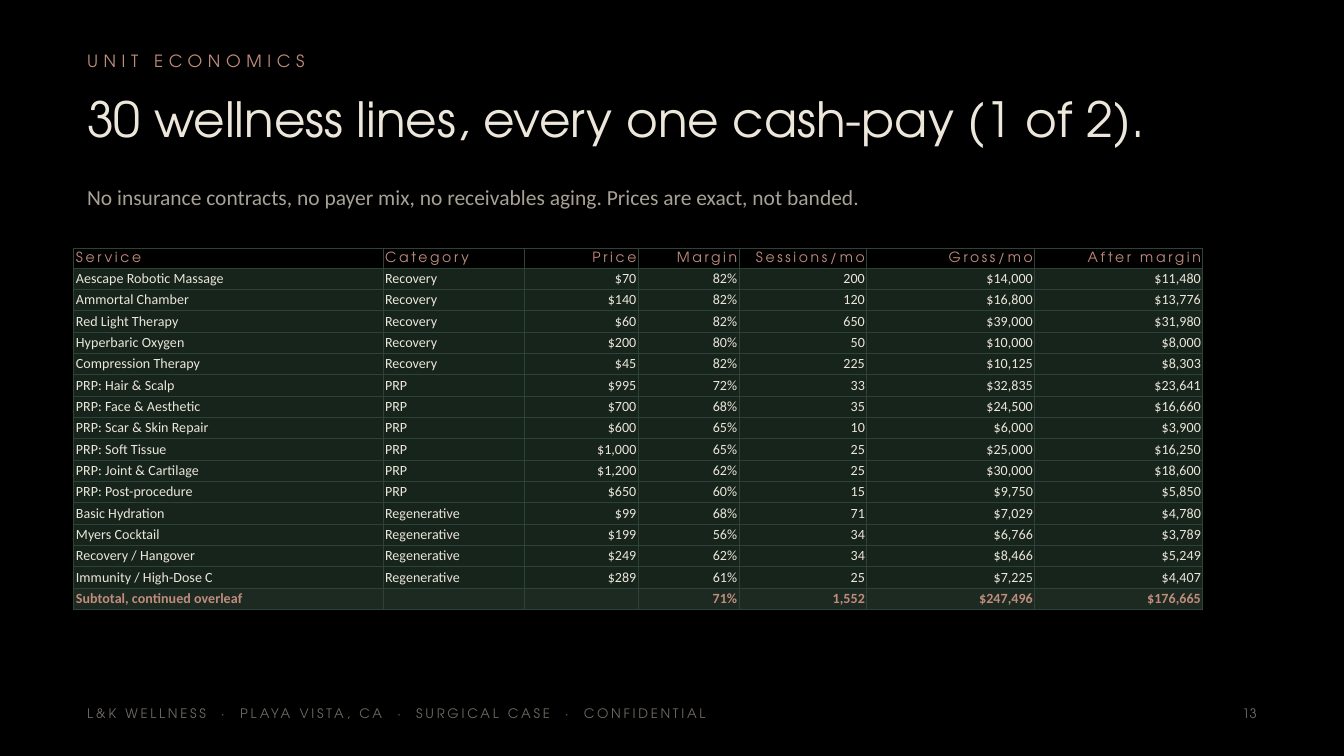
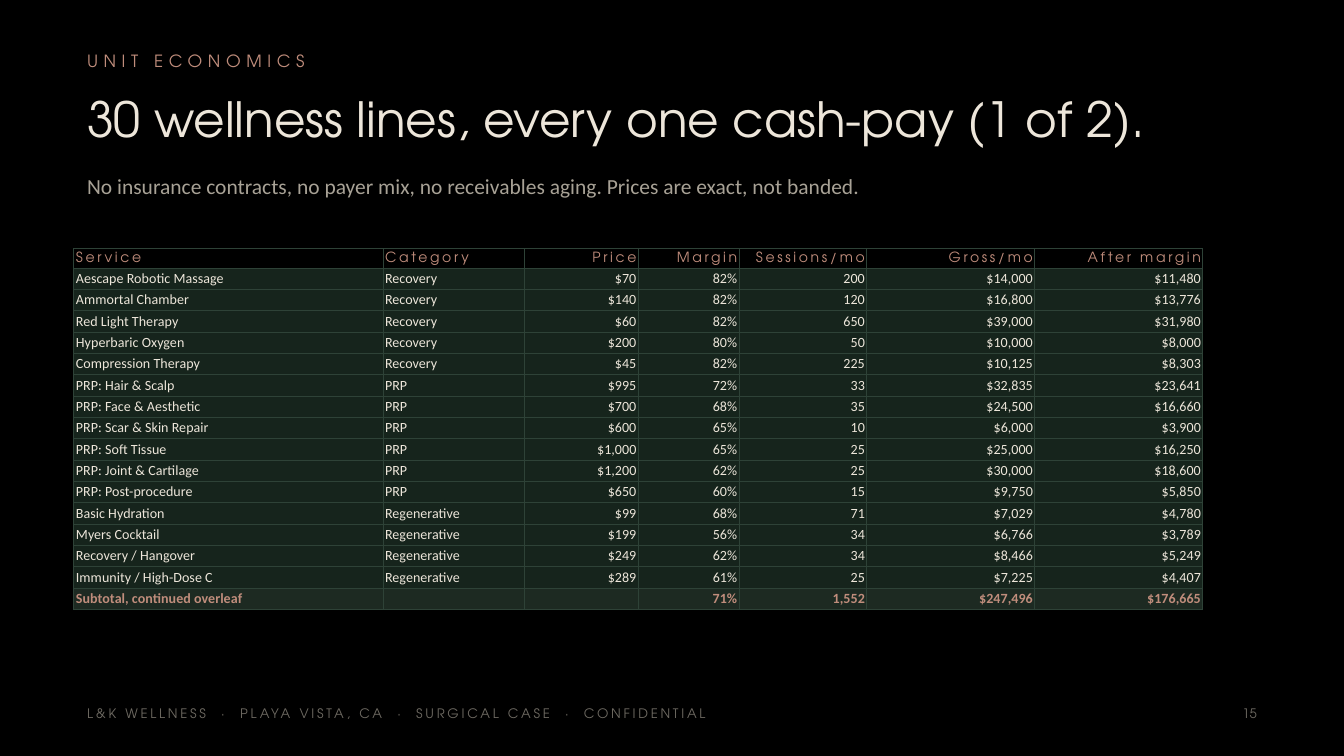
Before and after one commit to apexalpha811/lkwellness_OR, a slide deck: slide 15 of L-K-Wellness-Surgical-5.3M.pptx (slide 13 before the commit). Drawn at 1344x756 pixels with LibreOffice and Linux fonts; fonts in the diff are those of the drawing. Boxes give left, top, right and bottom in pixels: in the first picture for what was removed or moved away, otherwise in the second. Text is boxed around its words. In the diff, an @@ line names an element or a change of style, - is before the commit and + after.

```diff
--- a/L-K-Wellness-Surgical-5.3M.pptx
+++ b/L-K-Wellness-Surgical-5.3M.pptx
@@ text "No insurance contracts, no payer ..." at bbox=[87, 179, 859, 198]: vertical alignment middle to top @@
@@ text at bbox=[1242, 708, 1256, 718]: text changed @@
-13
+15
```
Also in this commit, not shown: 35 other slides changed, 6 slides added, 4 other files.
